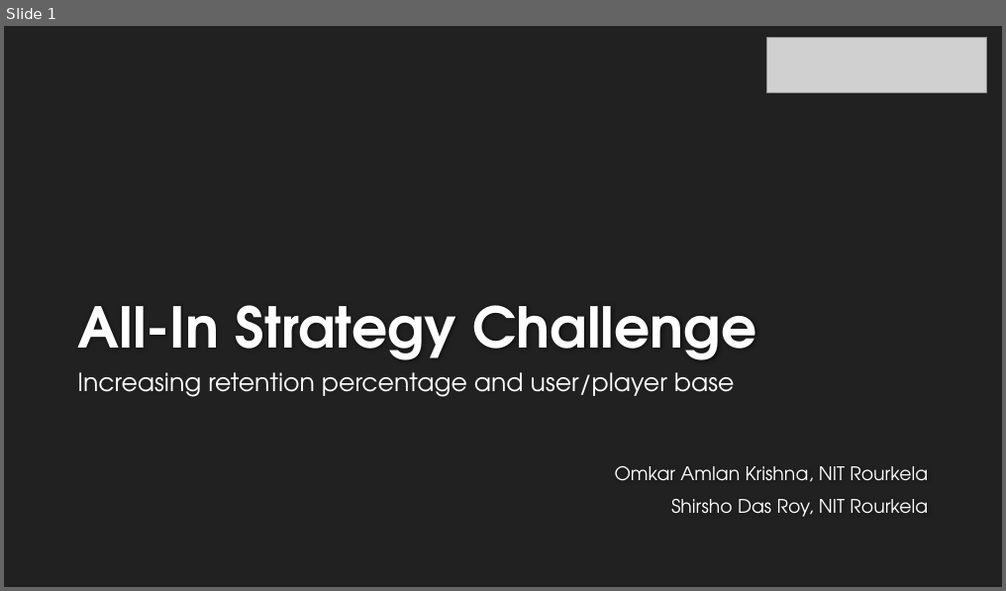
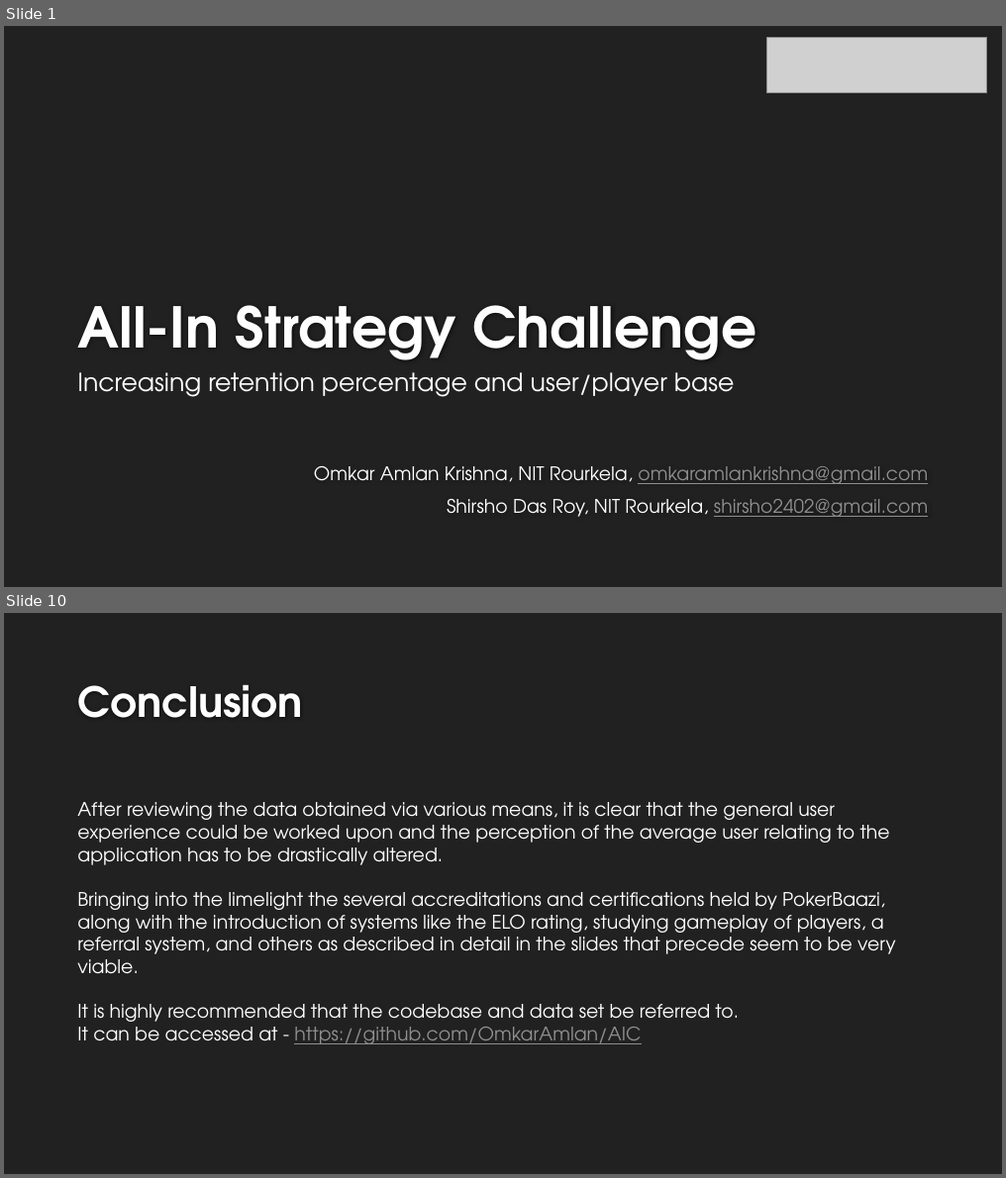
Before and after one commit to OmkarAmlan/AIC, a slide deck: All-In Strategy Challenge.pptx. Shown one above the other, each under a label of ours: slide 1 before the commit, slides 1 and 10 after it; the slides between them are not shown. The pictures are 1006x591 and 1006x1178 pixels, drawn with LibreOffice and Linux fonts; fonts in the diff are those of the drawing; grey boxes stand for pictures; background and template pictures are left out. Boxes give left, top, right and bottom in pixels: in the first picture for what was removed or moved away, otherwise in the second. Text is boxed around its words. In the diff, an @@ line names an element or a change of style, - is before the commit and + after.

```diff
--- a/All-In Strategy Challenge.pptx
+++ b/All-In Strategy Challenge.pptx
@@ slide 10 added at bbox=[4, 613, 1002, 1174], background #212121 @@
@@ title added at bbox=[78, 684, 303, 718], 40 pt, text #FEFEFE, bold @@
+Conclusion
@@ text added at bbox=[77, 802, 896, 1045], 18 pt, text #FFFFFF @@
+After reviewing the data obtained via various means, it is clear that the general user experience could be worked upon and the perception of the average user relating to the application has to be drastically altered.
+Bringing into the limelight the several accreditations and certifications held by PokerBaazi, along with the introduction of systems like the ELO rating, studying gameplay of players, a referral system, and others as described in detail in the slides that precede seem to be very viable.
+It is highly recommended that the codebase and data set be referred to.
+It can be accessed at - https://github.com/OmkarAmlan/AIC
@@ slide 1 changed as well @@
@@ subtitle at bbox=[314, 467, 928, 517]: text changed @@
-Omkar Amlan Krishna, NIT Rourkela
-Shirsho Das Roy, NIT Rourkela
+Omkar Amlan Krishna, NIT Rourkela, omkaramlankrishna@gmail.com
+Shirsho Das Roy, NIT Rourkela, shirsho2402@gmail.com
```
Also in this commit, not shown: 8 other slides added, 2 other files.
